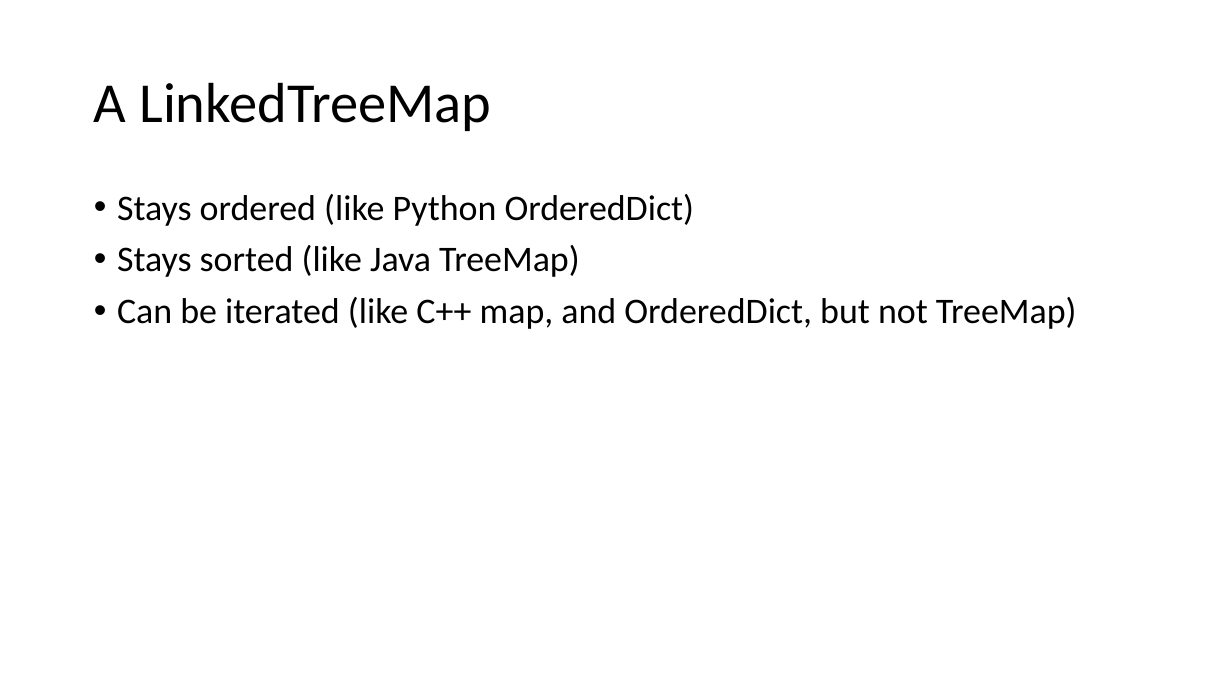
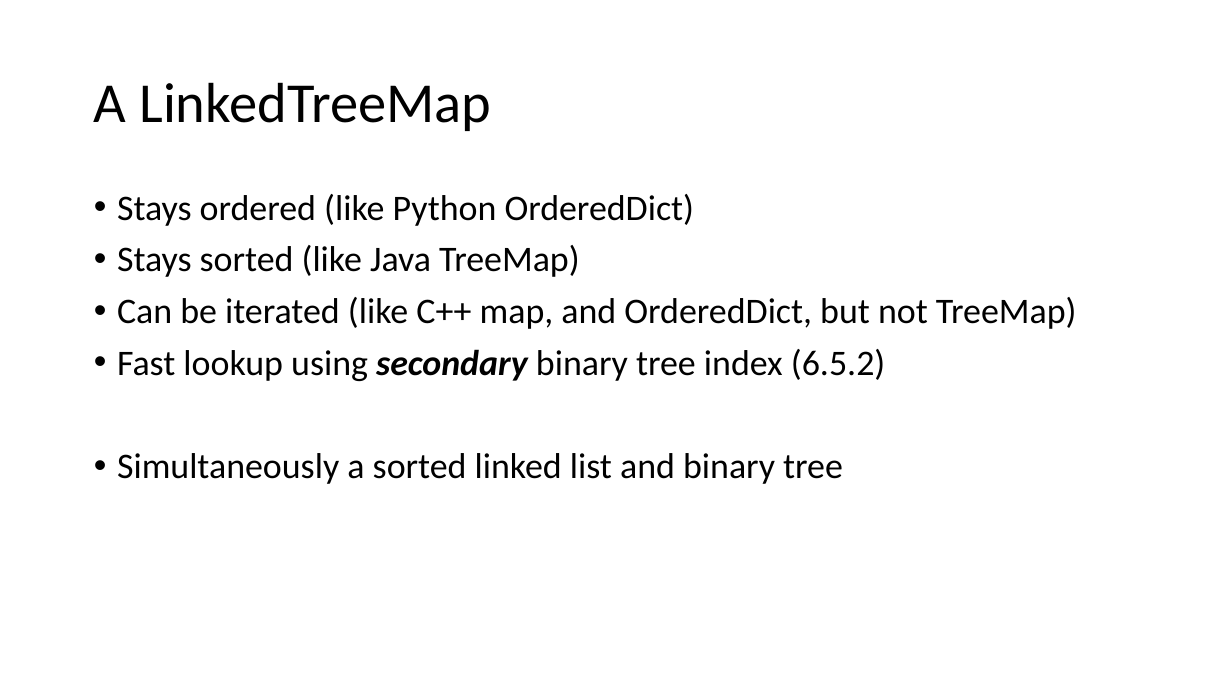
Before and after one commit to csev/cc4e, a slide deck: slide 20 of lectures/CC-05-Trees-Hash.pptx. Drawn at 1232x693 pixels with LibreOffice and Linux fonts; fonts in the diff are those of the drawing. Boxes give left, top, right and bottom in pixels: in the first picture for what was removed or moved away, otherwise in the second. Text is boxed around its words. In the diff, an @@ line names an element or a change of style, - is before the commit and + after.

```diff
--- a/lectures/CC-05-Trees-Hash.pptx
+++ b/lectures/CC-05-Trees-Hash.pptx
@@ text at <box>117,349,885,484</box>: paragraphs added @@
+• Fast lookup using secondary binary tree index (6.5.2)
+• Simultaneously a sorted linked list and binary tree
```
Also in this commit, not shown: 1 other slide changed, 15 slides added, 1 slide removed, 1 other file.
